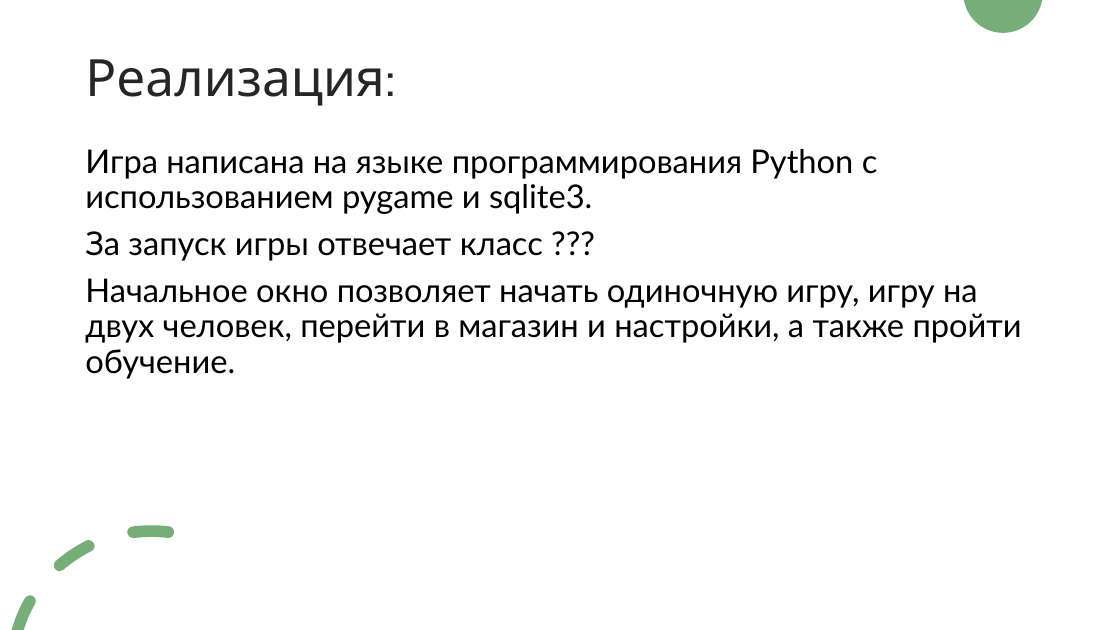
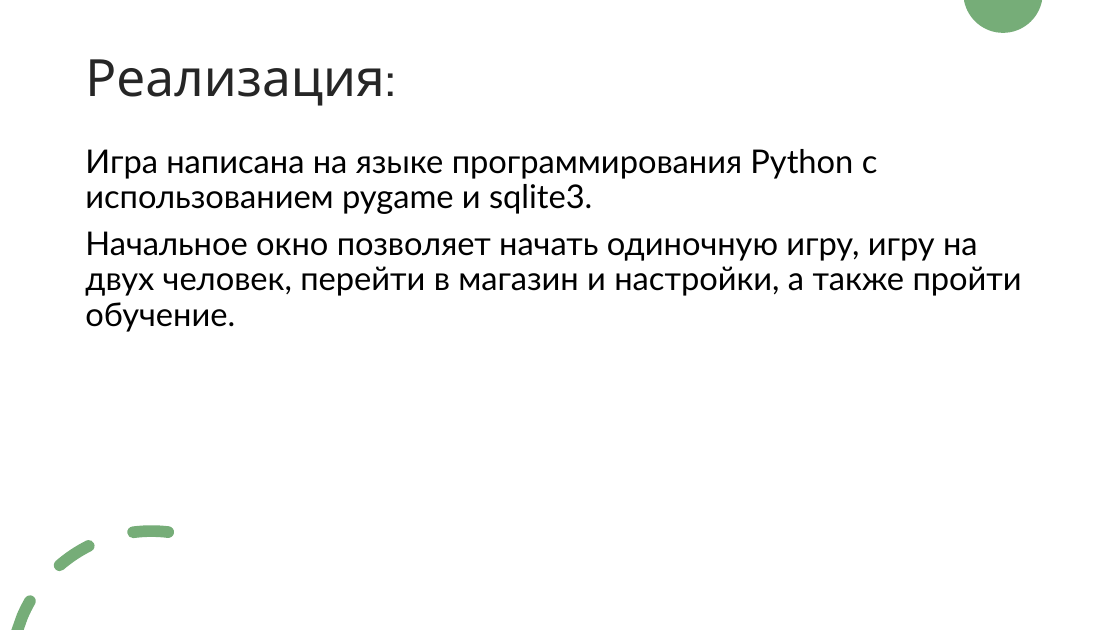
Before and after one commit to CodinMaestro/Math_Duels, a slide deck: slide 3 of doc/Math Duels.pptx. Drawn at 1120x630 pixels with LibreOffice and Linux fonts; fonts in the diff are those of the drawing. Boxes give left, top, right and bottom in pixels: in the first picture for what was removed or moved away, otherwise in the second. Text is boxed around its words. In the diff, an @@ line names an element or a change of style, - is before the commit and + after.

```diff
--- a/doc/Math Duels.pptx
+++ b/doc/Math Duels.pptx
@@ text at box(85, 231, 543, 261): paragraph removed @@
-За запуск игры отвечает класс ???
```
Also in this commit, not shown: 1 other slide changed, 1 other file.
